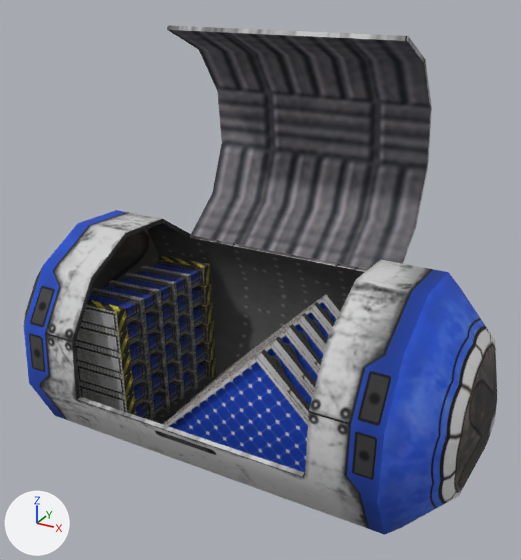
One commit to the COLLADA model assets/3d/Mars_Assets/base_pod_open.dae: the scene before it, then after it.
Before and after are seen from a 50 mm lens placed at (6.83, -11.99, 10.26), pointed at (0.09, 0.27, 4.13). Every picture has the same lights, and +X, +Y and +Z are marked at lower left. Where no turn or scale is listed for an object, it has been applied to the vertices.

Names of what the first picture shows: 'Node', 'Node.001', 'Node.002'.
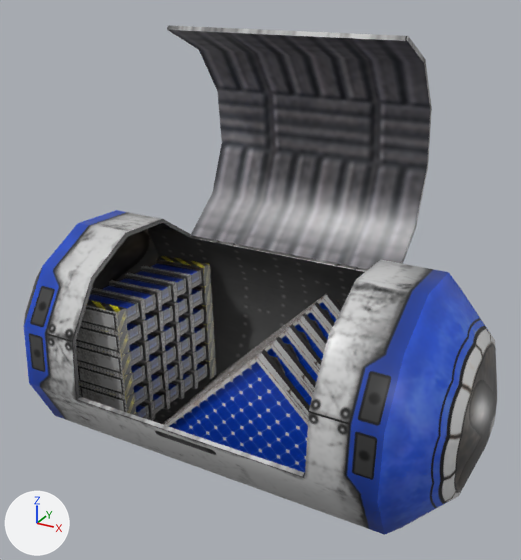
The change, as a diff of the scene's bpy script:
```diff
--- a/assets/3d/Mars_Assets/base_pod_open.dae.py
+++ b/assets/3d/Mars_Assets/base_pod_open.dae.py
@@ mat_rubble @@
 mat_rubble.texture = img_rubble_png
-mat_rubble.roughness = 0.88
+mat_rubble.roughness = 0.35
@@ mat_base_pod @@
 mat_base_pod.texture = img_base_pod_png
-mat_base_pod.roughness = 0.9
+mat_base_pod.roughness = 0.35
```

Location of each change, [x1, y1, x2, y2] in pixels of the pictures (521 x 560 px):
'Node.002', surface changed
    both: [25, 28, 497, 525]
'Node', surface changed
    both: [76, 258, 216, 421]
